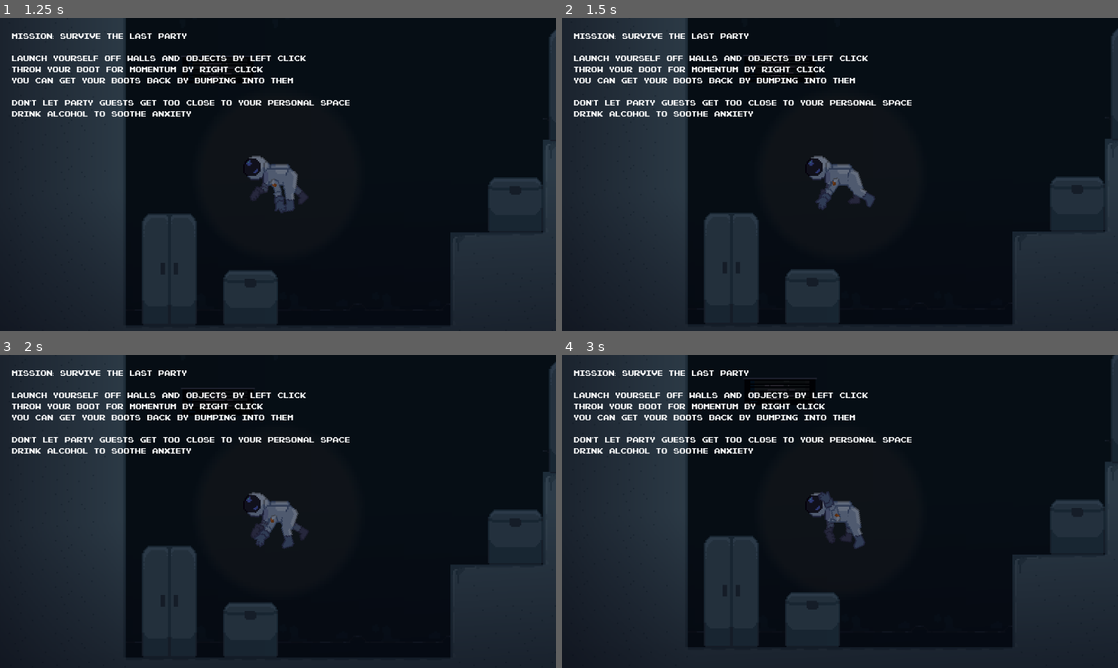
Above: before the commit, frames 1-4 (two rows, left to right).
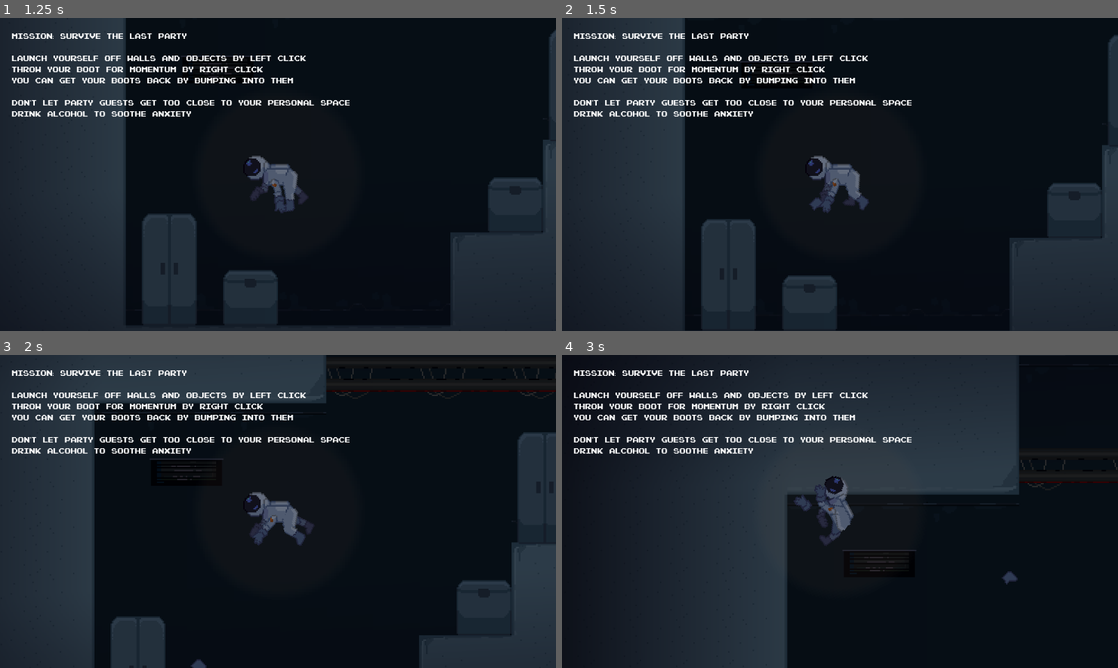
Above: after the commit, the same moments.

Repository: PiotrusWatson/last_party
Game: Godot game, scene res://worlds/main_menu.tscn
Two runs of this game, one before a commit and one after it. Both use one fixed random seed, a clock stepped at 60 frames per second and the inputs below.
Inputs (mouse positions are in pixels of both pictures, inside the frame that each line leads up to):
- Up to frame 1 (1.25 s): click "Play" at 0.5 s
- Up to frame 2 (1.5 s): move the mouse to (812, 237) at 1.27 s; press the mouse at (812, 237) at 1.28 s; right-click (812, 237) at 1.35 s
- Up to frame 3 (2 s): no input
- Up to frame 4 (3 s): move the mouse to (1006, 558) at 2.02 s; release the mouse at (1006, 558) at 2.03 s; click (1006, 558) at 2.1 s; right-click (1006, 558) at 2.3 s; move the mouse to (673, 464) at 2.77 s; press the mouse at (673, 464) at 2.78 s; right-click (673, 464) at 2.85 s

Frame 1 is identical in both runs. In frame 2, 2.9% of the frame differs, in the area x 22-100%, y 0-100%; in frame 3, 19%; in frame 4, 45%, in the area x 0-100%, y 0-100%.
Error before the commit: Invalid call. Nonexistent function 'throw_object' in base 'Node (thrower.gd)'. (res://prefabs/player/player.gd:64)
Error after the commit: Invalid access to property or key 'ammo_type' on a base object of type 'PackedScene'. (res://prefabs/player/player.gd:65)

Commit message:
the beer bottle gets drunk! and further it can be thrown

Diff:
--- a/prefabs/player/body_parts/left_arm.tscn
+++ b/prefabs/player/body_parts/left_arm.tscn
@@ -1,8 +1,9 @@
-[gd_scene load_steps=7 format=3 uid="uid://1se5evh7ewp0"]
+[gd_scene load_steps=8 format=3 uid="uid://1se5evh7ewp0"]
 
 [ext_resource type="Texture2D" uid="uid://cm47wn8a378su" path="res://sprites/Player/BodyParts/Astronaut_floating_armL.png" id="1_drhip"]
 [ext_resource type="Script" path="res://prefabs/player/body_parts/limb_mover.gd" id="1_l0l6u"]
 [ext_resource type="PackedScene" uid="uid://bqv1ov364bud6" path="res://prefabs/player/body_parts/left_arm_lower.tscn" id="2_q3ljb"]
+[ext_resource type="Texture2D" uid="uid://dh7d1lfv6innl" path="res://sprites/Props/empty_bottle.png" id="3_dka25"]
 [ext_resource type="Texture2D" uid="uid://b0qex00nt15ia" path="res://sprites/Props/beerbotleh.png" id="4_nsg3i"]
 
 [sub_resource type="CapsuleShape2D" id="CapsuleShape2D_cjmcl"]
@@ -19,6 +20,8 @@
 mass = 0.01
 script = ExtResource("1_l0l6u")
 force = 0.001
+full_beer_sprite = ExtResource("4_nsg3i")
+empty_beer_sprite = ExtResource("3_dka25")
 
 [node name="Sprite2D" type="Sprite2D" parent="."]
 z_index = 3
--- a/prefabs/player/body_parts/limb_mover.gd
+++ b/prefabs/player/body_parts/limb_mover.gd
@@ -1,9 +1,13 @@
 extends RigidBody2D
 
 var beer_ready = false
+
 @onready var hand = $Hand
 @export var force = 0.5
+@export var full_beer_sprite: Texture2D
+@export var empty_beer_sprite: Texture2D
 @onready var beer = $Hand/Beer
+@onready var beer_sprite = $Hand/Beer/Sprite2D
 # Called when the node enters the scene tree for the first time.
 func _ready() -> void:
 	activate_beer(false)
@@ -18,6 +22,11 @@
 func stretch_to_target(target: Vector2):
 	hand.apply_central_impulse(target * force)
 
+func drink_beer():
+	beer_sprite.texture = empty_beer_sprite
+
 func activate_beer(is_active):
+	if is_active:
+		beer_sprite.texture = full_beer_sprite
 	beer_ready = is_active
 	beer.visible = is_active
--- a/prefabs/player/player.gd
+++ b/prefabs/player/player.gd
@@ -61,7 +61,10 @@
 		if thing_to_throw == null:
 			return
 
-		thrower.throw_object(get_mouse_direction())
+		thrower.throw_passed_object(thing_to_throw, get_mouse_direction())
+		if thing_to_throw.ammo_type == Globals.AmmoType.BEER:
+			left_arm.activate_beer(false)
+
 		threw_thing.emit(ammo)
 
 	if event.is_action_released("Interact") and can_interact:
@@ -100,14 +103,14 @@
 func _on_health_dead() -> void:
 	dead.emit()
 
-func pickup():
-	ammo += 1
-	threw_thing.emit(ammo)
+func pickup(ammo_type):
+	ammo_manager.refill_ammo(ammo_type)
+	threw_thing.emit(ammo_type)
 
 func _on_drinker_area_entered(area: Area2D) -> void:
 	if area.is_in_group("Beer") and left_arm.beer_ready:
 		health.damage(-beer_healing)
-		left_arm.activate_beer(false)
+		left_arm.drink_beer()
 
 func _on_thrower_threw_something(direction: Variant, speed: Variant) -> void:
 	mover.push_direction_at_speed(direction, speed)
--- a/prefabs/player/throwables/junk.gd
+++ b/prefabs/player/throwables/junk.gd
@@ -15,7 +15,7 @@
 
 func _on_pickup_radius_body_entered(body: Node2D) -> void:
 	if body.is_in_group("Player") and body.has_method("pickup") and is_ready:
-		body.pickup()
+		body.pickup(ammo_type)
 		queue_free()
 
 	if ammo_type == Globals.AmmoType.BEER:
Binary file added: prefabs/player/naked_body_parts/left_foot.png
Not shown, added: prefabs/player/naked_body_parts/left_foot.png.import
Binary file added: prefabs/player/naked_body_parts/left_hand.png
Not shown, added: prefabs/player/naked_body_parts/left_hand.png.import
Binary file added: prefabs/player/naked_body_parts/right_foot.png
Not shown, added: prefabs/player/naked_body_parts/right_foot.png.import
Binary file added: prefabs/player/naked_body_parts/right_hand_1.png
Not shown, added: prefabs/player/naked_body_parts/right_hand_1.png.import
Binary file added: sprites/Props/empty_bottle.png
Not shown, added: sprites/Props/empty_bottle.png.import
